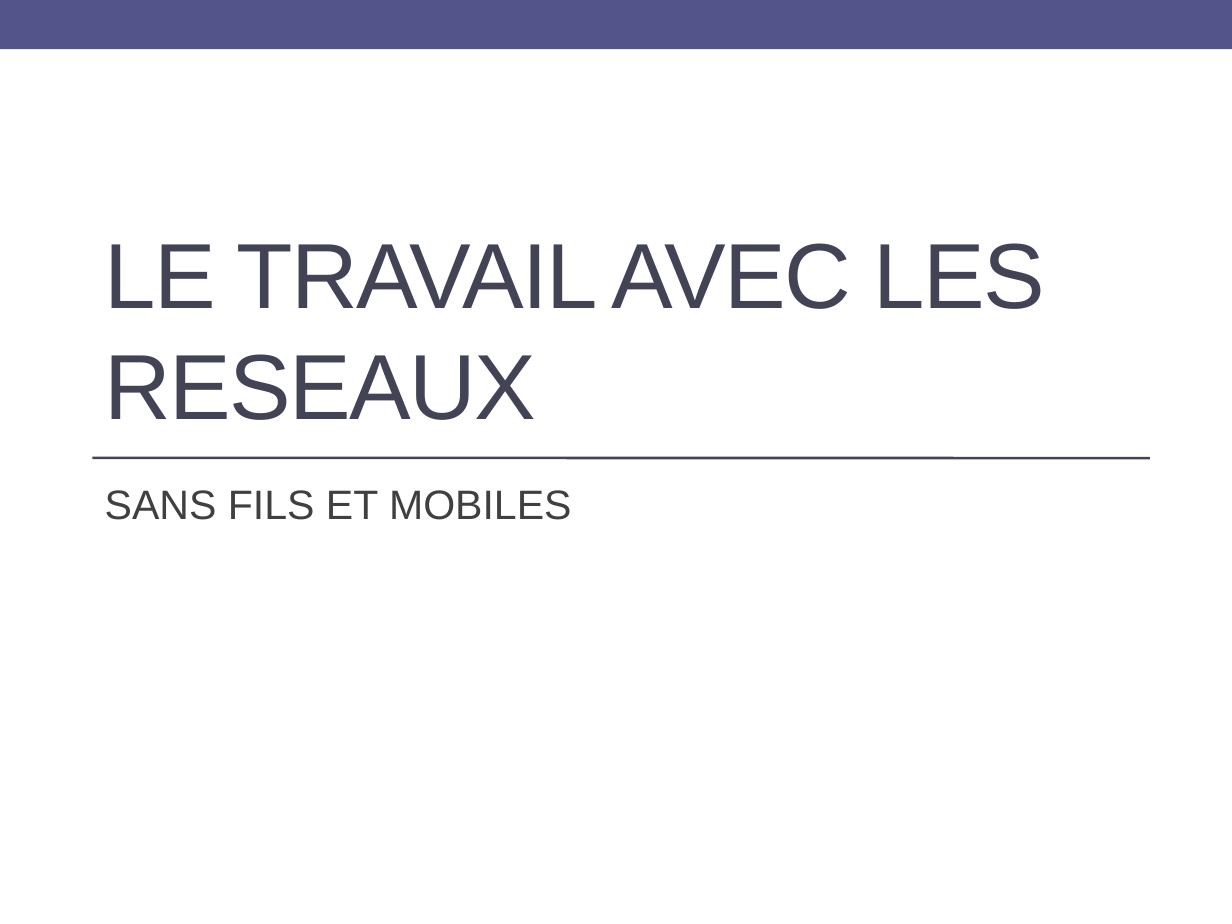
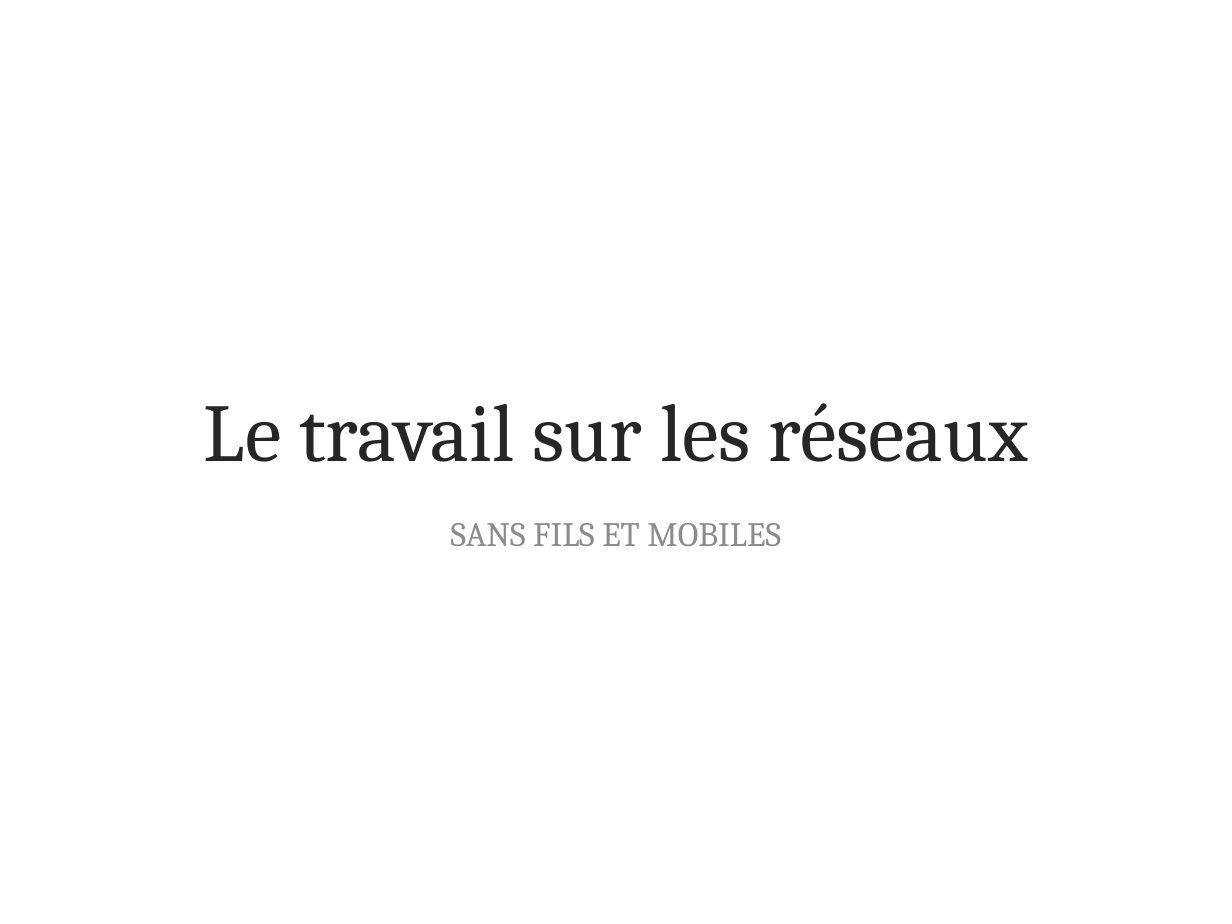
Before and after one commit to athongintel/stage5A.monitor, a slide deck: slide 13 of reports/for school/Stage-fin-detude-presentation.pptx. Drawn at 1232x924 pixels with LibreOffice and Linux fonts; fonts in the diff are those of the drawing; background and template pictures are left out. Boxes give left, top, right and bottom in pixels: in the first picture for what was removed or moved away, otherwise in the second. Text is boxed around its words. In the diff, an @@ line names an element or a change of style, - is before the commit and + after.

```diff
--- a/reports/for school/Stage-fin-detude-presentation.pptx
+++ b/reports/for school/Stage-fin-detude-presentation.pptx
@@ rectangle removed at box(0, 0, 1232, 49) @@
@@ title at box(204, 403, 1028, 462): text changed; size 54 to 48 pt; font Arial to Cambria; text colour #424456 to #262626 @@
-LE TRAVAIL AVEC LES RESEAUX
+Le travail sur les réseaux
@@ line removed from (92, 458) to (1149, 458) @@
@@ text "SANS FILS ET MOBILES": place and size @@
-text "SANS FILS ET MOBILES" at box(105, 490, 571, 520)
+text "SANS FILS ET MOBILES" at box(451, 523, 781, 546)
@@ text "SANS FILS ET MOBILES" at box(451, 523, 781, 546): size 24 to 20 pt, font Arial to Cambria, text colour #404040 to #8C8C8C; alignment left to centre @@
```
Also in this commit, not shown: 20 other slides changed, 4 slides added, 3 slides removed, 42 other files.
